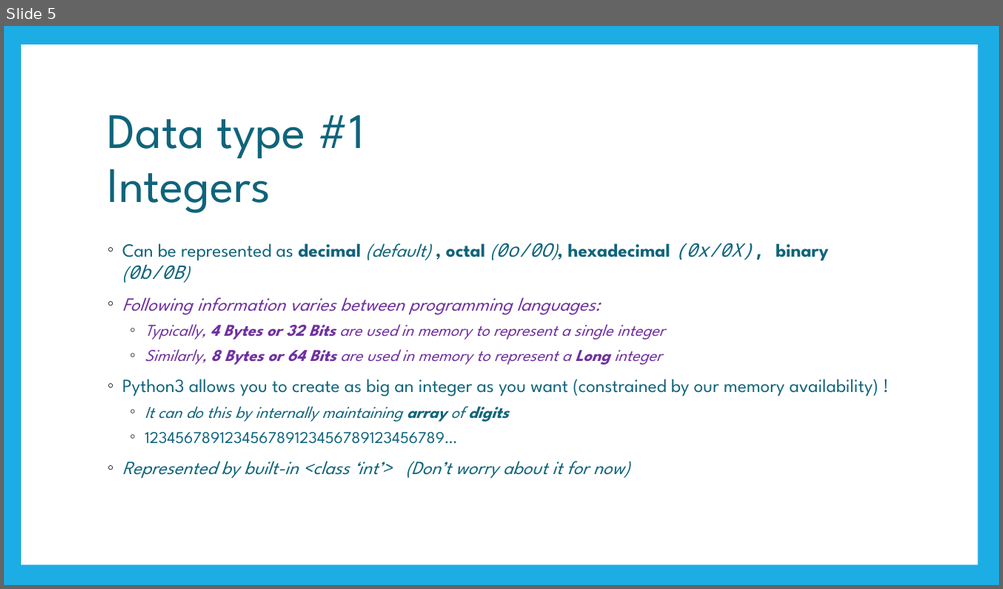
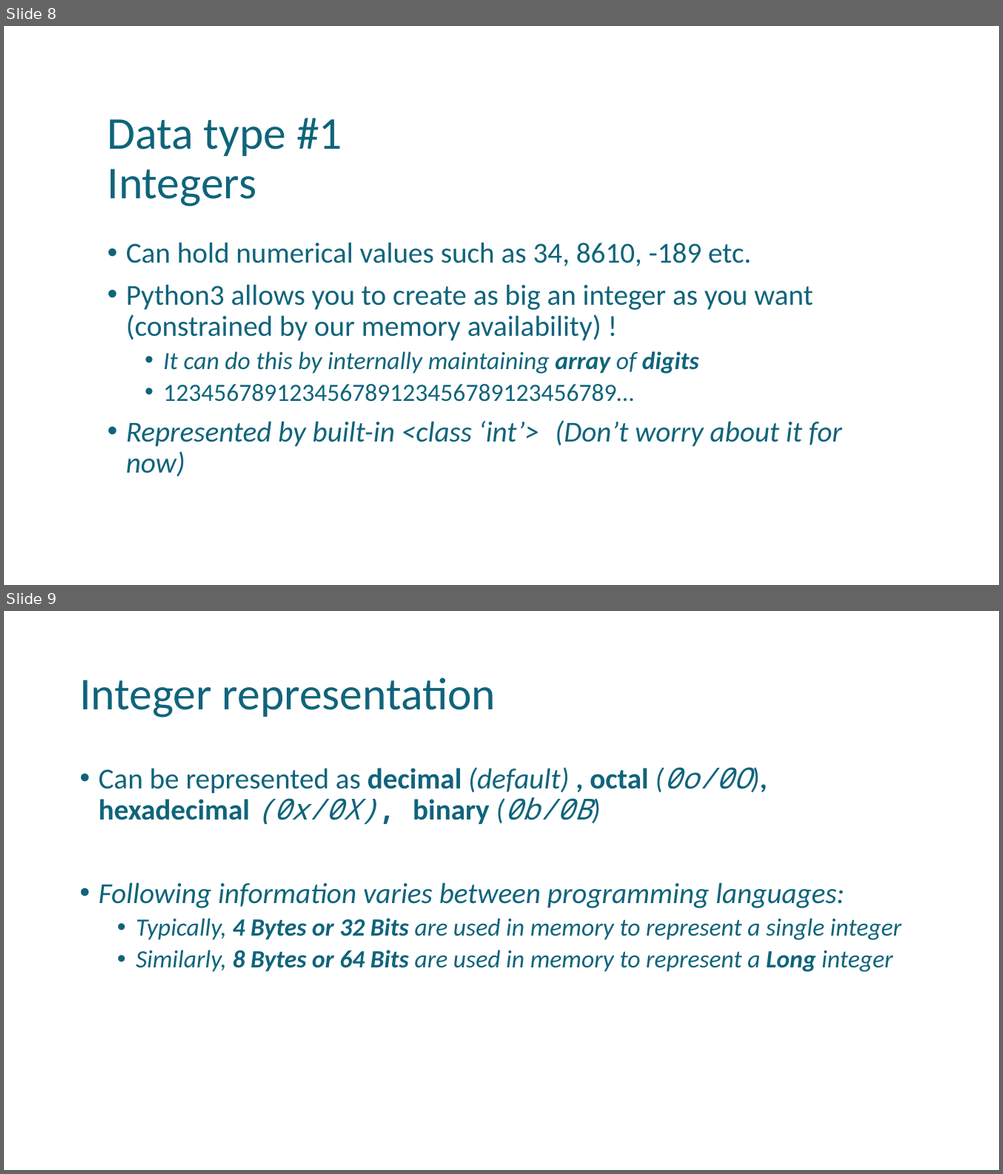
Before and after one commit to uday87j/teach_python, a slide deck: fundamentals/2-State, Data types.pptx. Shown one above the other, each under a label of ours: slide 5 before the commit, slides 8 and 9 after it. The pictures are 1003x589 and 1003x1174 pixels, drawn with LibreOffice and Linux fonts; fonts in the diff are those of the drawing. Boxes give left, top, right and bottom in pixels: in the first picture for what was removed or moved away, otherwise in the second. Text is boxed around its words. In the diff, an @@ line names an element or a change of style, - is before the commit and + after.

```diff
--- a/fundamentals/2-State, Data types.pptx
+++ b/fundamentals/2-State, Data types.pptx
@@ slide 9 added at (4, 611, 999, 1170), background #FFFFFF @@
@@ title added at (79, 678, 495, 718), 44 pt, text #0F647B @@
+Integer representation
@@ text added at (99, 767, 901, 972), 28 pt, text #0F647B, italic @@
+• Can be represented as decimal (default) , octal (0o/0O), hexadecimal (0x/0X), binary (0b/0B)
+• Following information varies between programming languages:
+  • Typically, 4 Bytes or 32 Bits are used in memory to represent a single integer
+  • Similarly, 8 Bytes or 64 Bits are used in memory to represent a Long integer
@@ what was slide 5 is now slide 8 @@
@@ slide 8 changed as well @@
@@ rectangle removed at (4, 26, 999, 585) @@
@@ rectangle removed at (21, 44, 978, 565) @@
@@ title "Data type #1 Integers" at (108, 118, 342, 207): size 48 to 44 pt, font League Spartan to Calibri @@
@@ text at (126, 242, 751, 266): text changed; size 18 to 28 pt; font League Spartan to Calibri; text colour #7030A0 to #0F647B; italic off @@
-◦ Can be represented as decimal (default) , octal (0o/0O), hexadecimal (0x/0X), binary (0b/0B)
-◦ Following information varies between programming languages:
-  ◦ Typically, 4 Bytes or 32 Bits are used in memory to represent a single integer
-  ◦ Similarly, 8 Bytes or 64 Bits are used in memory to represent a Long integer
+• Can hold numerical values such as 34, 8610, -189 etc.
@@ text at (126, 284, 842, 477): size 18 to 28 pt in "Python3 allows you to create as big ...", "Represented by built-in <class ‘int’> (Don’t worry ..."; font League Spartan to Calibri in "Python3 allows you to create as big ...", "It can do this by internally maintaining ...", "123456789123456789123456789123456789…", "Represented by built-in <class ‘int’> (Don’t worry ..."; size 16 to 24 pt in "It can do this by internally maintaining ...", "123456789123456789123456789123456789…"; bullet ◦ to •; line spacing 1 to 0.9; more space between paragraphs @@
```
Also in this commit, not shown: 7 other slides changed, 7 other slides added, 2 other files.
